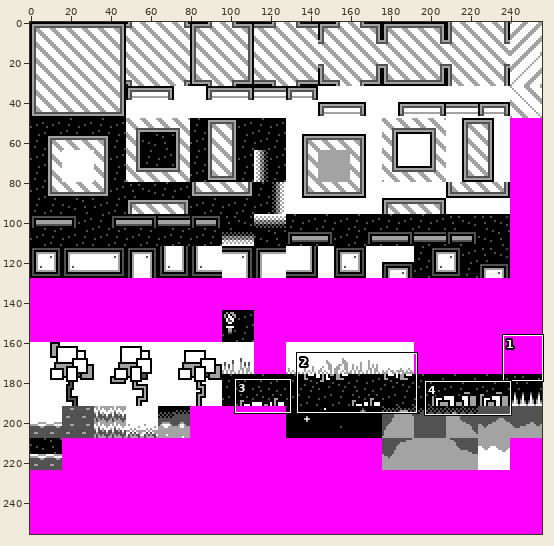
Sprite sheet -- data/blocks.def.png. The picture above shows the old version from afar; the outline marks the close-up.
Close-up. Old version:
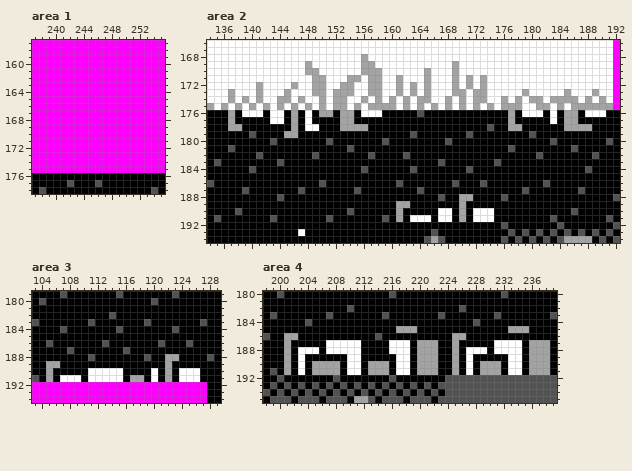
The file is 256x256 pixels. Shown: area 1: x 237..255, y 157..178; area 2: x 134..192, y 166..194; area 3: x 103..129, y 179..194; area 4: x 198..239, y 180..195.
New version:
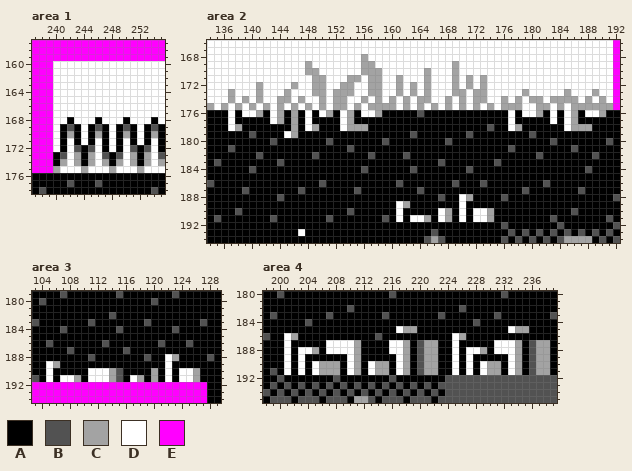
Palette (. is transparent): A #000000  B #525252  C #a3a3a3  D #ffffff  E #ff00ff
What changed:
Area 1:
Colour E gives way to colour A in row 168 at x 242, 246, 250 and 254; in rows 169 to 171 at x 241, 243, 245, 247, 249, 251, 253 and 255; in row 172 at x 241, 244, 247, 249, 252 and 255; in rows 173 to 174 at x 240, 244, 248 and 252.
Colour E gives way to colour B in row 169 at x 242, 246, 250 and 254; in row 172 at x 243, 245, 251 and 253; in row 173 at x 241, 247, 249 and 255.
Colour E gives way to colour C in row 170 at x 242, 246, 250 and 254; in row 173 at x 243, 245, 251 and 253; in row 174 at x 241, 243, 245, 247, 249, 251, 253 and 255; in row 175 at x 240, 244, 248 and 252.
Colour E gives way to colour D in rows 160 to 167 at x 240 to 255; in row 168 at x 240 to 241, 243 to 245, 247 to 249, 251 to 253 and 255; in rows 169 to 170 at x 240, 244, 248 and 252; in row 171 at x 240, 242, 244, 246, 248, 250, 252 and 254; in row 172 at x 240, 242, 246, 248, 250 and 254; in rows 173 to 174 at x 242, 246, 250 and 254.
Colour E gives way to colour D in row 175 at x 241 to 243, 245 to 247, 249 to 251 and 253 to 255.
Area 2:
Colour D gives way to colour C in row 176 at x 141, 144, 158, 181 and 190; in row 177 at x 144; in row 178 at x 149; in row 190 at x 168 and 174; in row 191 at x 165, 168 and 174.
Colour C gives way to colour D in row 176 at x 137, 150, 153, 177 and 185; in rows 177 to 178 at x 137, 153, 177 and 185; in row 179 at x 145; in row 188 at x 170; in rows 189 to 191 at x 161 and 170.
Area 3:
Colour D gives way to colour B in rows 190 to 191 at x 115.
Colour D gives way to colour C in row 190 at x 114, 120 and 126; in row 191 at x 109, 114, 120 and 126.
Colour C gives way to colour D in row 188 at x 122; in rows 189 to 190 at x 105 and 122; in row 191 at x 105, 117 and 122.
Area 4:
Colour C gives way to colour B in rows 187 to 191 at x 220 and 236.
Colour D gives way to colour C in row 187 at x 211, 218 and 234; in row 188 at x 205, 211, 218, 229 and 234; in rows 189 to 191 at x 211, 218 and 234.
Colour C gives way to colour D in row 185 at x 217 and 233; in rows 186 to 189 at x 201 and 225; in rows 190 to 191 at x 201, 205, 213, 225 and 229.
